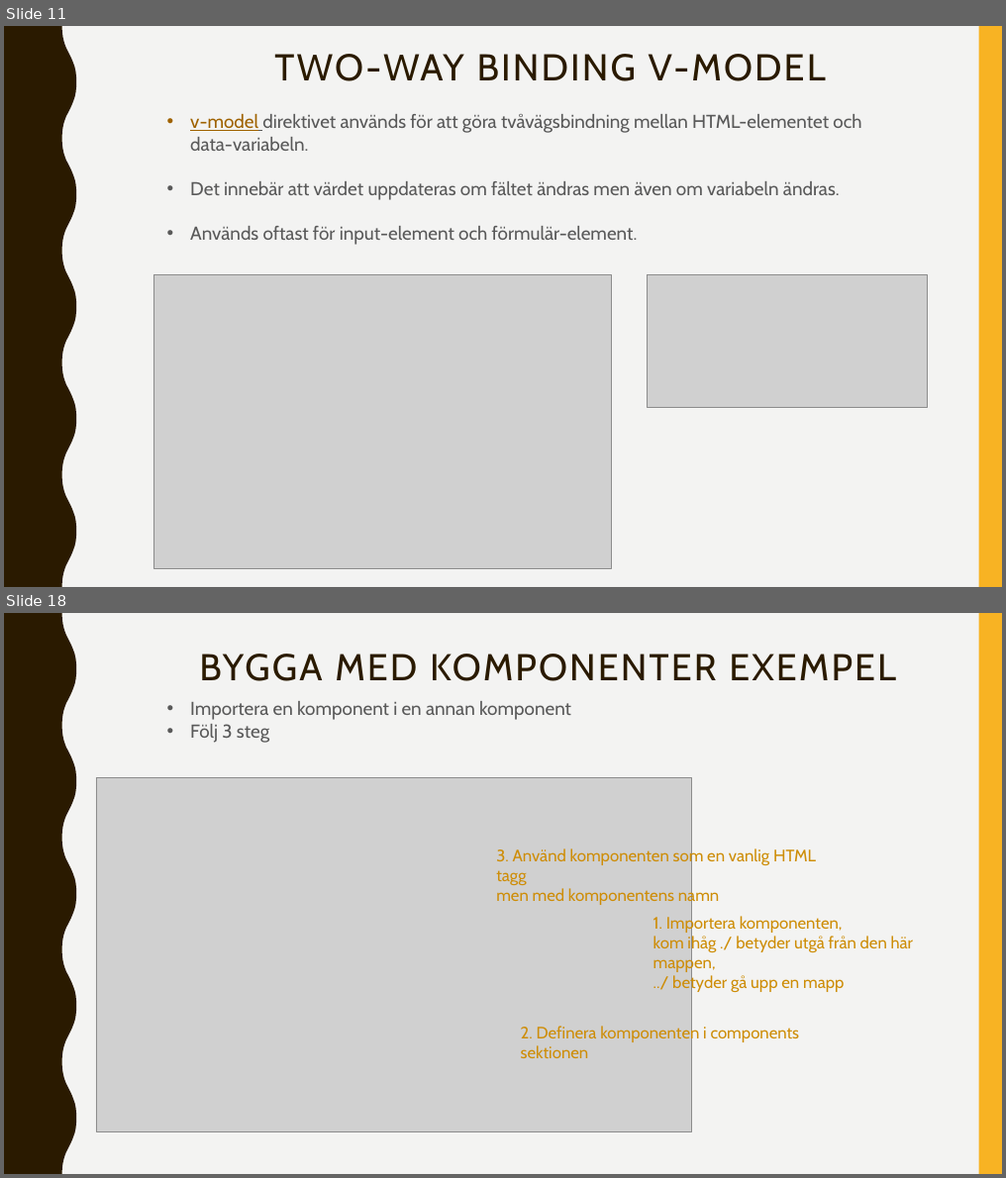
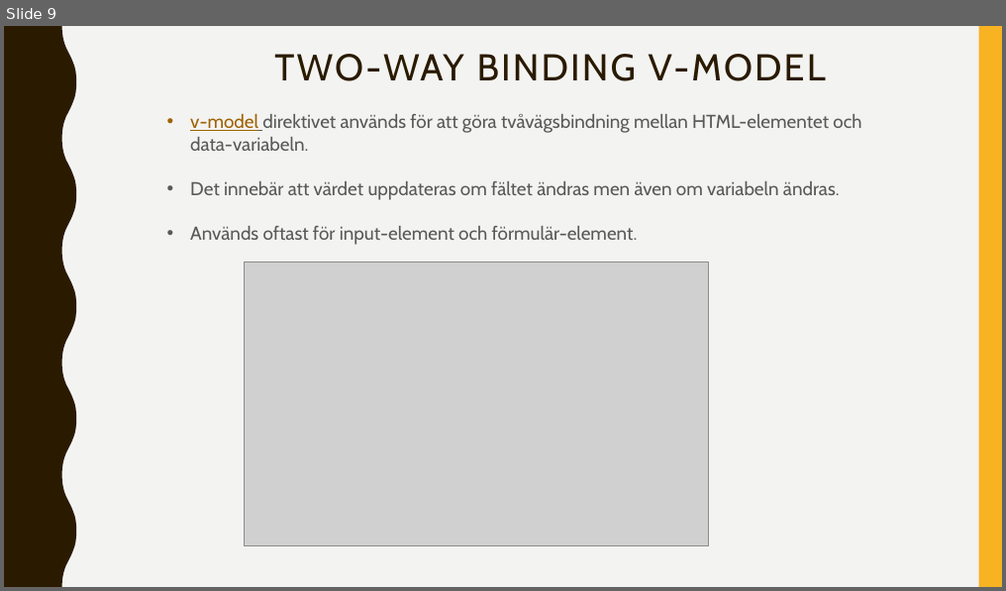
Before and after one commit to abbjetmus/programmering-produktion, a slide deck: 4. Vue/Vue.pptx. Shown one above the other, each under a label of ours: slides 11 and 18 before the commit, slide 9 after it; the slides between them are not shown. The pictures are 1006x1178 and 1006x591 pixels, drawn with LibreOffice and Linux fonts; fonts in the diff are those of the drawing; grey boxes stand for pictures. Boxes give left, top, right and bottom in pixels: in the first picture for what was removed or moved away, otherwise in the second. Text is boxed around its words. In the diff, an @@ line names an element or a change of style, - is before the commit and + after.

```diff
--- a/4. Vue/Vue.pptx
+++ b/4. Vue/Vue.pptx
@@ slide 18 removed at (4,613,1002,1174), background #F3F3F2; not listed: 2 template elements that a slide beside it also shows @@
@@ title removed at (199,654,896,681) @@
-BYGGA MED KOMPONENTER EXEMPEL
@@ text removed at (190,701,571,743) @@
-• Importera en komponent i en annan komponent
-• Följ 3 steg
@@ picture removed at (96,777,692,1133) @@
@@ text removed at (496,848,816,906) @@
-3. Använd komponenten som en vanlig HTML tagg
-men med komponentens namn
@@ text removed at (653,915,913,992) @@
-1. Importera komponenten,
-kom ihåg ./ betyder utgå från den här mappen,
-../ betyder gå upp en mapp
@@ text removed at (521,1025,800,1059) @@
-2. Definera komponenten i components sektionen
@@ what was slide 11 is now slide 9 @@
@@ slide 9 changed as well @@
@@ picture: place and size @@
-picture at (153,275,611,570)
+picture at (244,263,708,547)
@@ picture removed at (648,275,928,408) @@
```
Also in this commit, not shown: 6 other slides changed, 1 slide added, 14 other slides removed, 3 other files.
